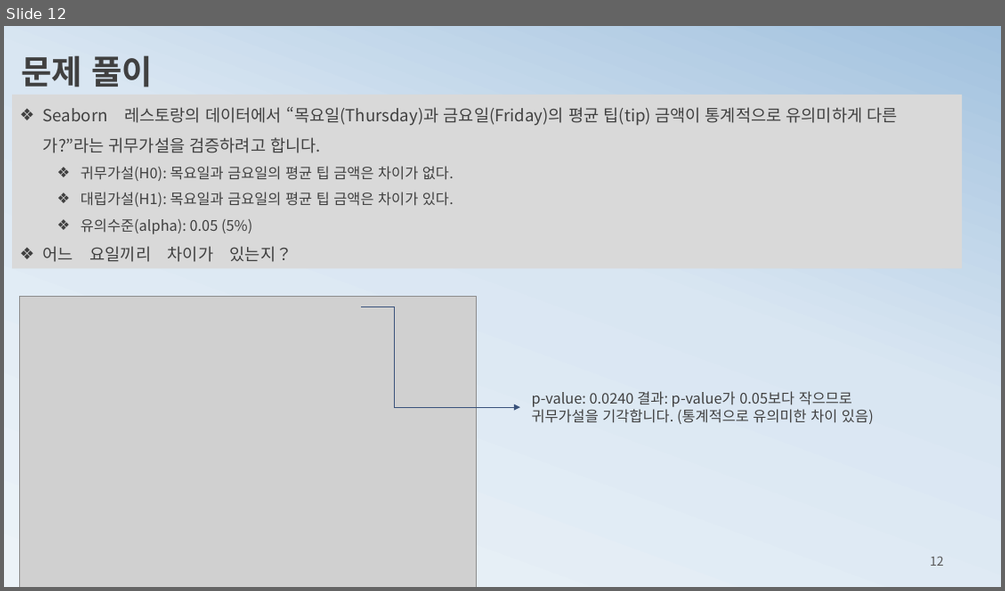
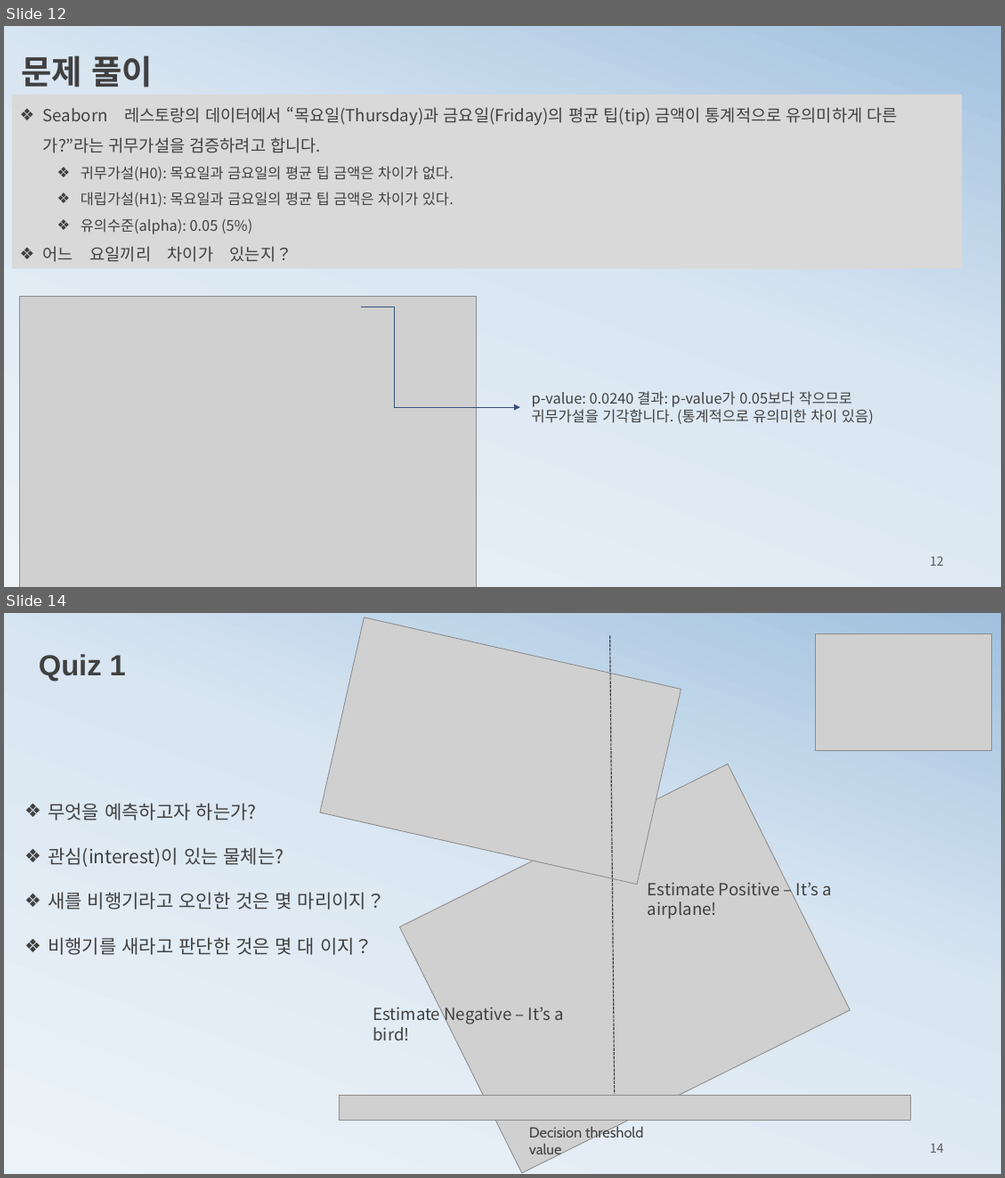
Before and after one commit to ancestor9/mathematics-for-machine-learning, a slide deck: 5_Hypothesis Testing.pptx. Shown one above the other, each under a label of ours: slide 12 before the commit, slides 12 and 14 after it; the slides between them are not shown. The pictures are 1005x591 and 1005x1178 pixels, drawn with LibreOffice and Linux fonts; fonts in the diff are those of the drawing; grey boxes stand for pictures. Boxes give left, top, right and bottom in pixels: in the first picture for what was removed or moved away, otherwise in the second. Text is boxed around its words. In the diff, an @@ line names an element or a change of style, - is before the commit and + after.

```diff
--- a/5_Hypothesis Testing.pptx
+++ b/5_Hypothesis Testing.pptx
@@ slide 14 added at (4, 613, 1001, 1174), background gradient #ECF3F8 to #D9E6F2 to #A1C1DE @@
@@ picture added at (320, 618, 680, 884) @@
@@ line added from (610, 635) to (615, 1094), #404040 1 pt dashed @@
@@ picture added at (816, 634, 991, 751) @@
@@ text added at (39, 654, 126, 681), 28 pt, text #404040, bold @@
+Quiz 1
@@ picture added at (399, 764, 850, 1173) @@
@@ text added at (48, 803, 385, 955), 18 pt, text #404040 @@
+❖ 무엇을 예측하고자 하는가?
+❖ 관심(interest)이 있는 물체는?
+❖ 새를 비행기라고 오인한 것은 몇 마리이지？
+❖ 비행기를 새라고 판단한 것은 몇 대 이지？
@@ text added at (647, 882, 832, 918), 16 pt, text #404040 @@
+Estimate Positive – It’s a airplane!
@@ text added at (372, 1003, 564, 1040), 16 pt, text #404040 @@
+Estimate Negative – It’s a bird!
@@ picture added at (339, 1095, 909, 1120) @@
@@ text added at (529, 1126, 643, 1159), 14 pt, text #404040 @@
+Decision threshold value
@@ page number added at (930, 1143, 944, 1152), 12 pt, text #595959 @@
+14
```
Also in this commit, not shown: 6 slides changed, 9 other slides added, 5 slides removed.
